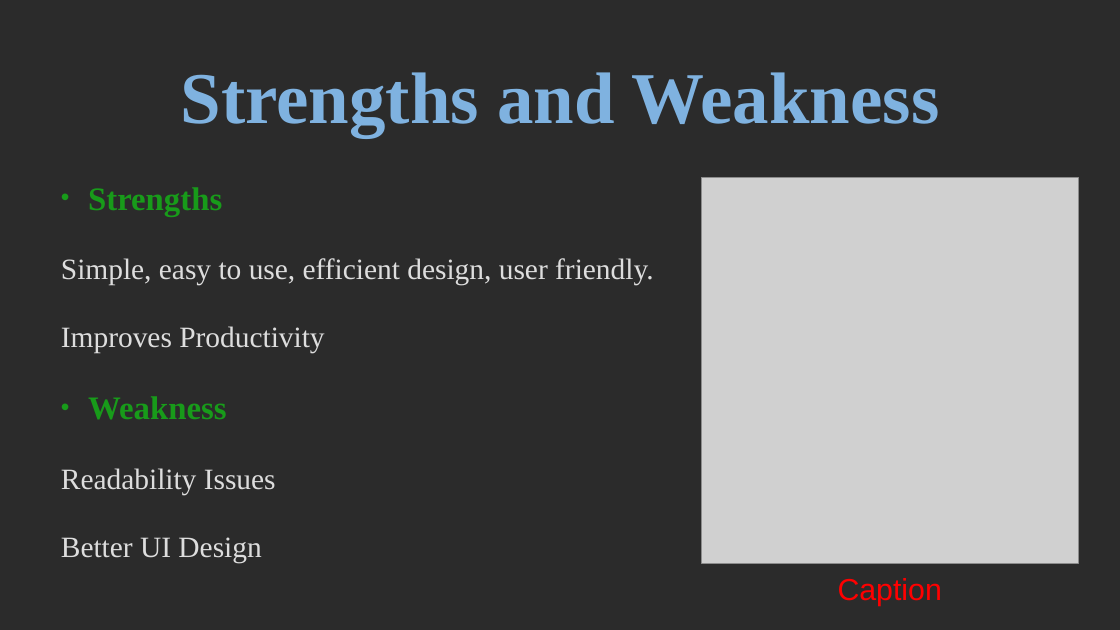
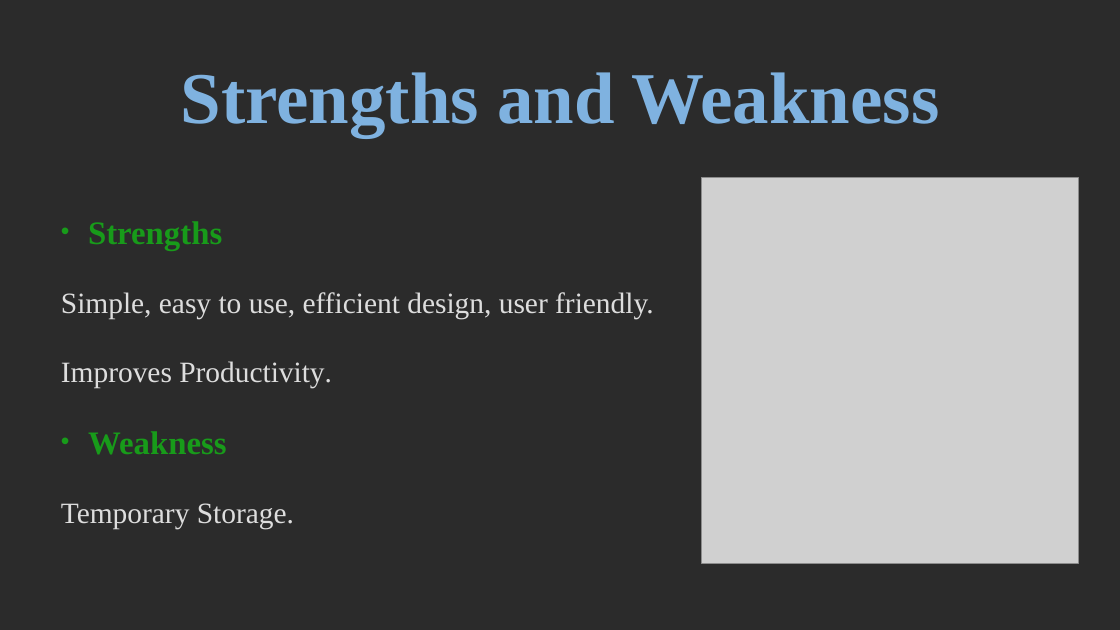
Before and after one commit to yashdahiya0/CS4540-Mozilla-Project-Group-7, a slide deck: slide 10 of doc/phase3/Final Presentation.pptx. Drawn at 1120x630 pixels with LibreOffice and Linux fonts; fonts in the diff are those of the drawing; grey boxes stand for pictures; background and template pictures are left out; a plain dark background stands for a picture behind light text. Boxes give left, top, right and bottom in pixels: in the first picture for what was removed or moved away, otherwise in the second. Text is boxed around its words. In the diff, an @@ line names an element or a change of style, - is before the commit and + after.

```diff
--- a/doc/phase3/Final Presentation.pptx
+++ b/doc/phase3/Final Presentation.pptx
@@ text at bbox=[61, 221, 654, 455]: size 56.3 to 56.2 pt in "Strengths", "Weakness"; size 50.4 to 50.5 pt in "Simple, easy to use, efficient design, user ..." @@
@@ text at bbox=[61, 361, 332, 388]: text changed; size 50.4 to 50.5 pt @@
-Improves Productivity
+Improves Productivity.
@@ text at bbox=[61, 503, 294, 529]: text changed; size 50.4 to 50.5 pt @@
-Readability Issues
-Better UI Design
+Temporary Storage.
@@ text removed at bbox=[838, 578, 942, 606] @@
-Caption
```
Also in this commit, not shown: 9 other slides changed, 1 slide removed.
